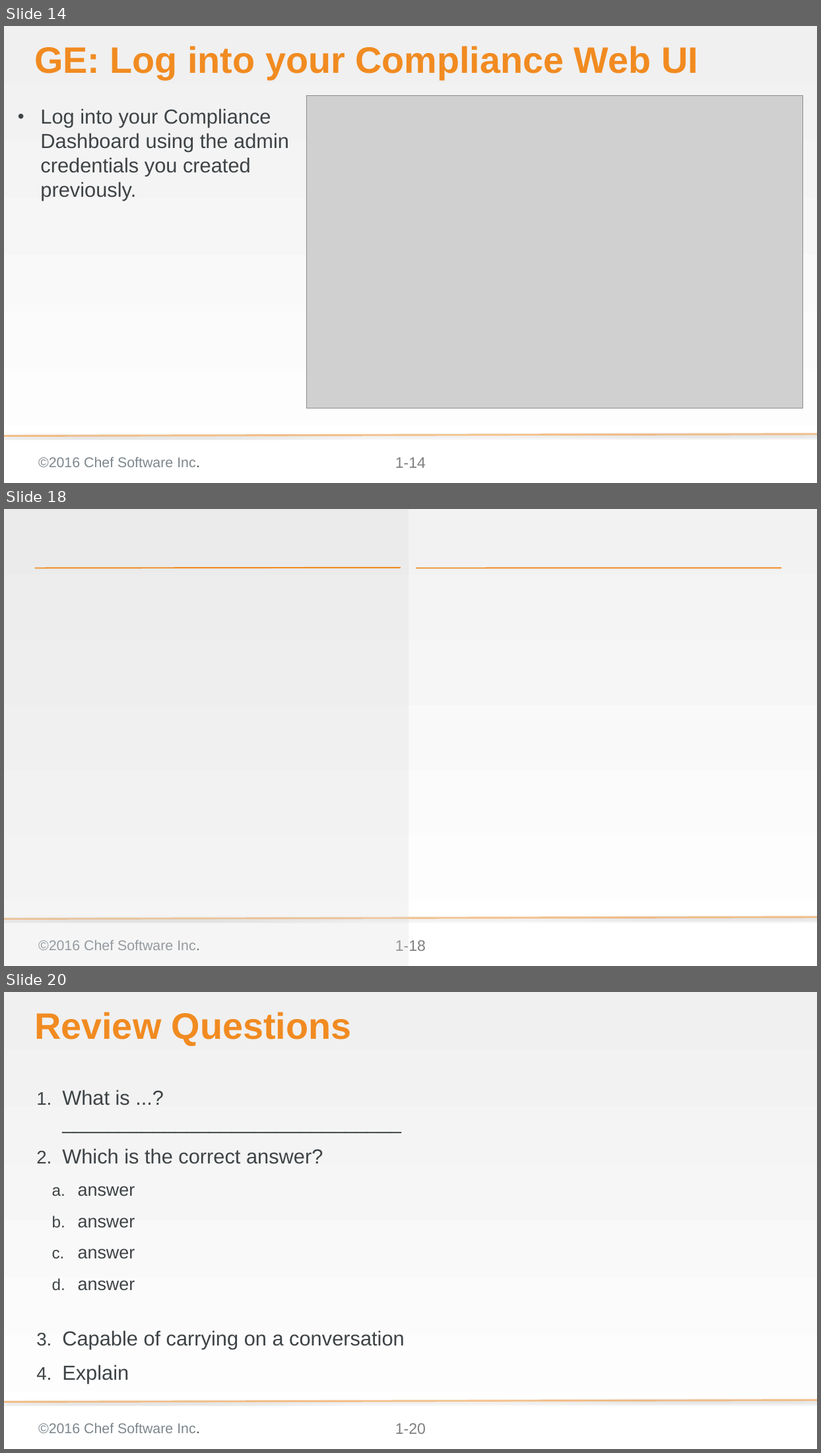
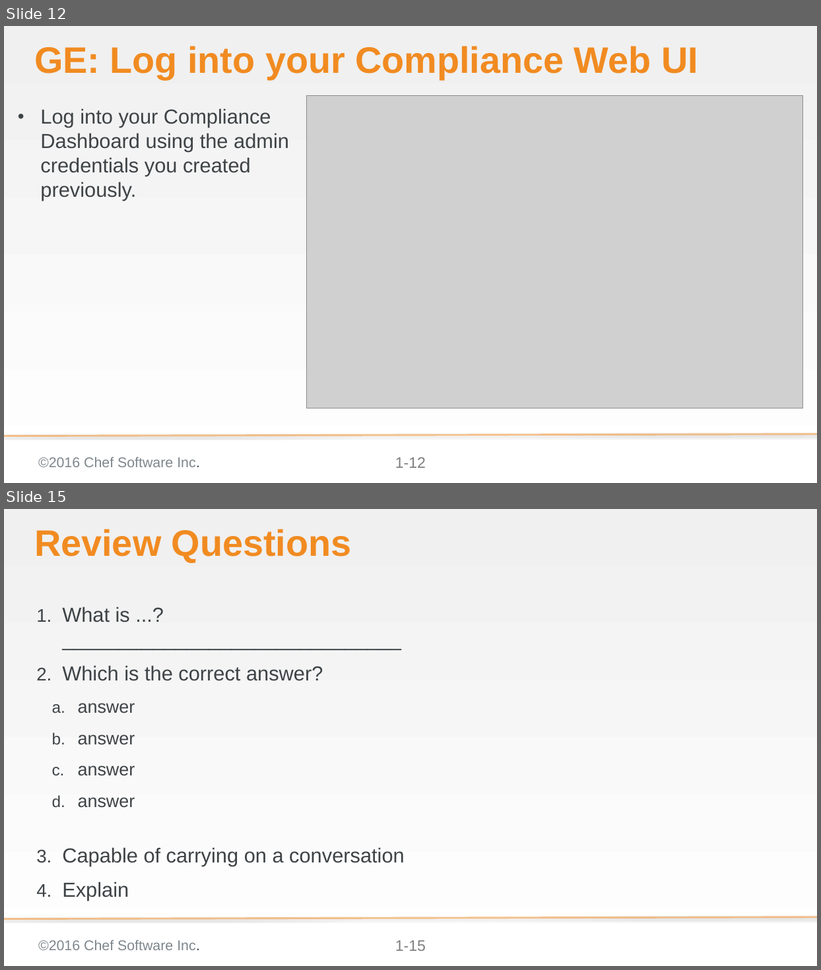
Before and after one commit to bchamby/chef-compliance-installation-configuration-operation, a slide deck: 02-Install.pptx. Shown one above the other, each under a label of ours: slides 14, 18 and 20 before the commit, slides 12 and 15 after it; the slides between them are not shown. The pictures are 821x1453 and 821x970 pixels, drawn with LibreOffice and Linux fonts; fonts in the diff are those of the drawing; grey boxes stand for pictures; background and template pictures are left out. Boxes give left, top, right and bottom in pixels: in the first picture for what was removed or moved away, otherwise in the second. Text is boxed around its words. In the diff, an @@ line names an element or a change of style, - is before the commit and + after.

```diff
--- a/02-Install.pptx
+++ b/02-Install.pptx
@@ slide 18 removed at [4, 509, 817, 966], background gradient #F2F2F2 to #FFFFFF; not listed: 3 template elements that a slide beside it also shows @@
@@ rectangle removed at [4, 509, 409, 966] @@
@@ line removed from (35, 568) to (401, 568) @@
@@ line removed from (416, 568) to (781, 568) @@
@@ what was slide 14 is now slide 12 @@
@@ page number at [395, 458, 426, 468]: text changed @@
-1-14
+1-12
@@ what was slide 20 is now slide 15 @@
@@ page number at [395, 941, 426, 951]: text changed @@
-1-20
+1-15
```
Also in this commit, not shown: 4 slides changed, 1 slide added, 5 other slides removed.
